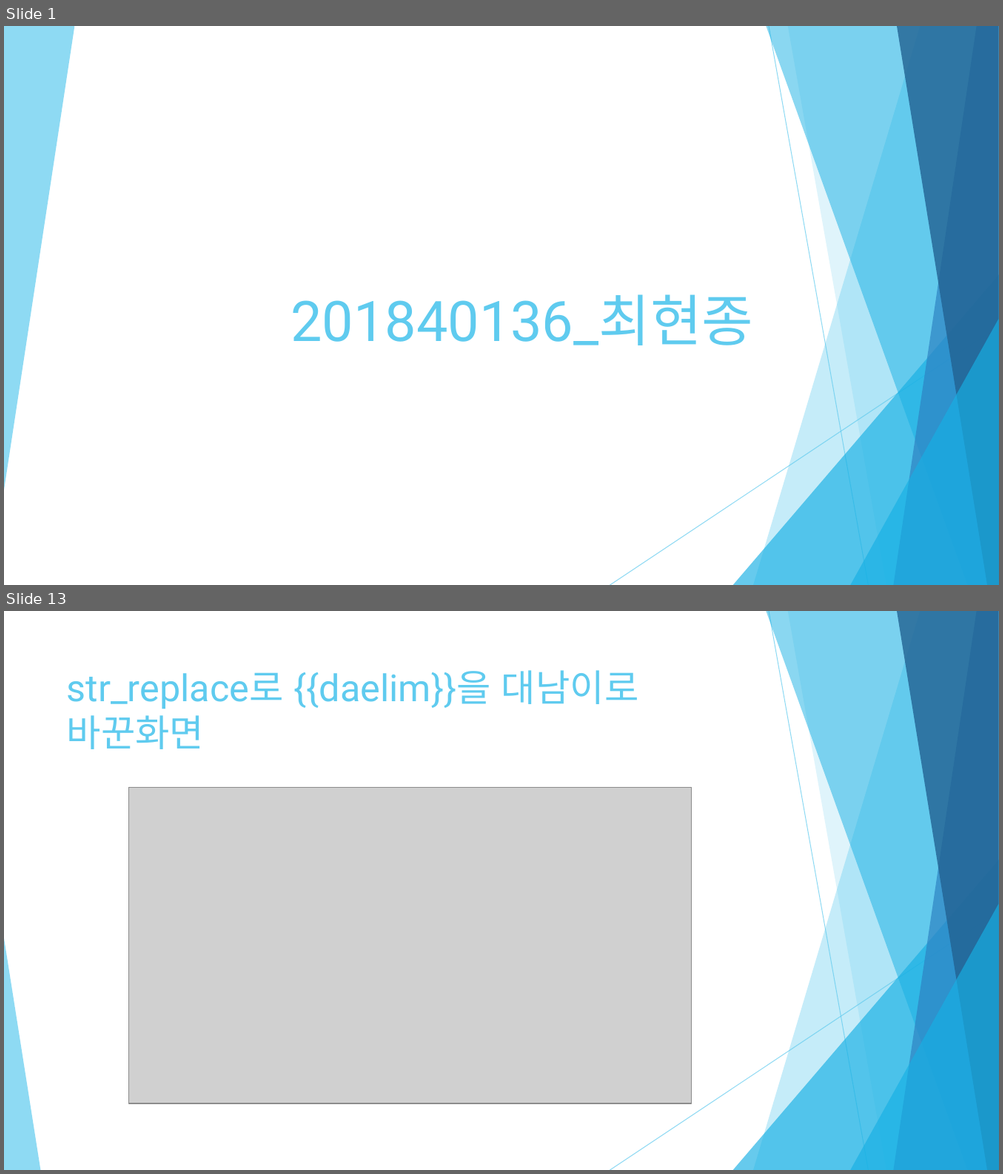
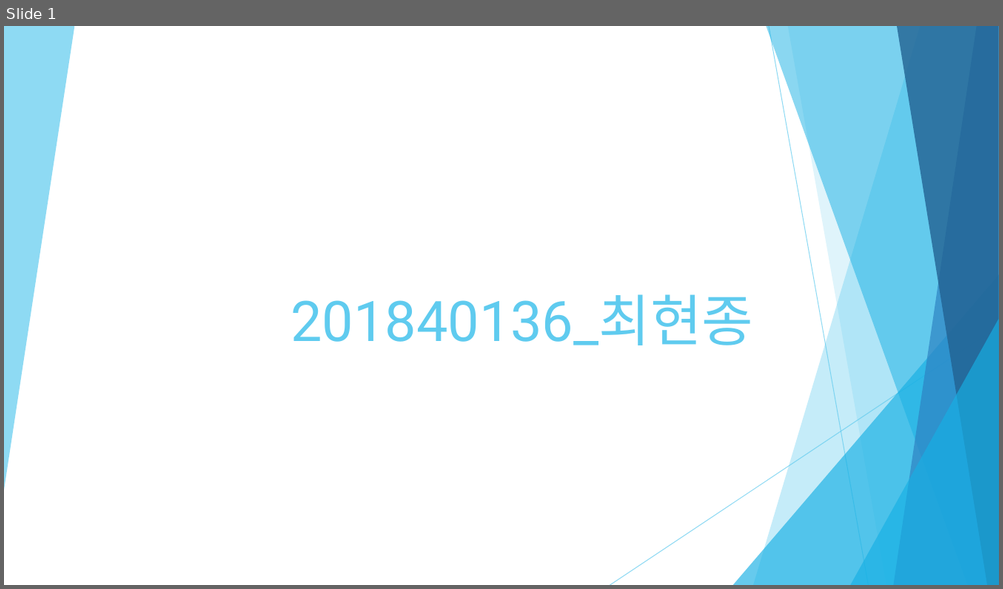
Before and after one commit to Meojong/php_201840136, a slide deck: 201840136_최현종_PHP_2주차.pptx. Shown one above the other, each under a label of ours: slides 1 and 13 before the commit, slide 1 after it; the slides between them are not shown. The pictures are 1003x1174 and 1003x589 pixels, drawn with LibreOffice and Linux fonts; fonts in the diff are those of the drawing; grey boxes stand for pictures. Boxes give left, top, right and bottom in pixels: in the first picture for what was removed or moved away, otherwise in the second. Text is boxed around its words. In the diff, an @@ line names an element or a change of style, - is before the commit and + after.

```diff
--- a/201840136_최현종_PHP_2주차.pptx
+++ b/201840136_최현종_PHP_2주차.pptx
@@ slide 13 removed at (x1=4, y1=611, x2=999, y2=1170), background #FFFFFF; not listed: 9 template elements that a slide beside it also shows @@
@@ title removed at (x1=67, y1=670, x2=638, y2=749) @@
-str_replace로 {{daelim}}을 대남이로 바꾼화면
@@ picture removed at (x1=128, y1=787, x2=692, y2=1103) @@
@@ triangle removed at (x1=4, y1=939, x2=40, y2=1170) @@
```
Also in this commit, not shown: 6 slides changed, 6 slides added, 8 other slides removed.
